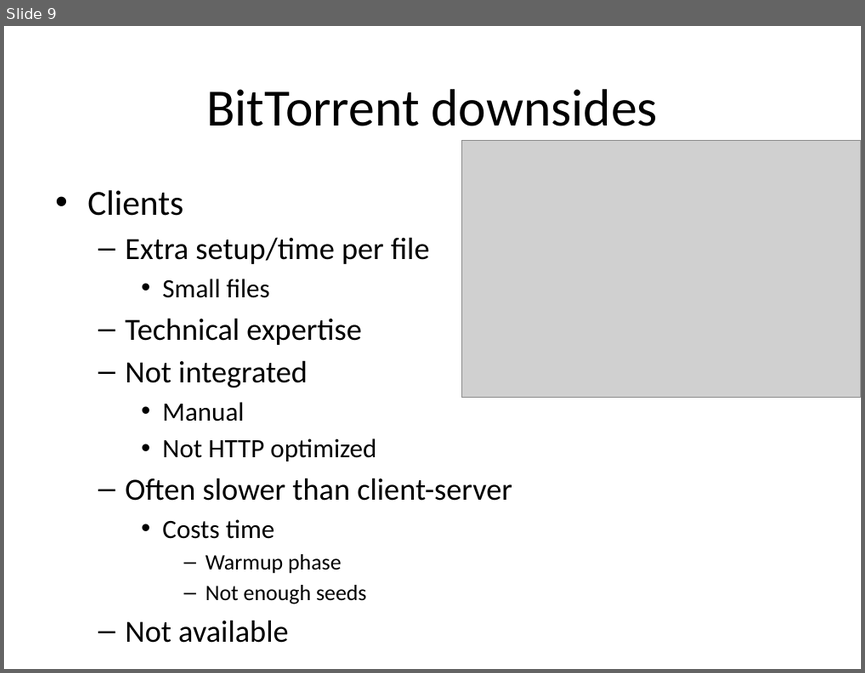
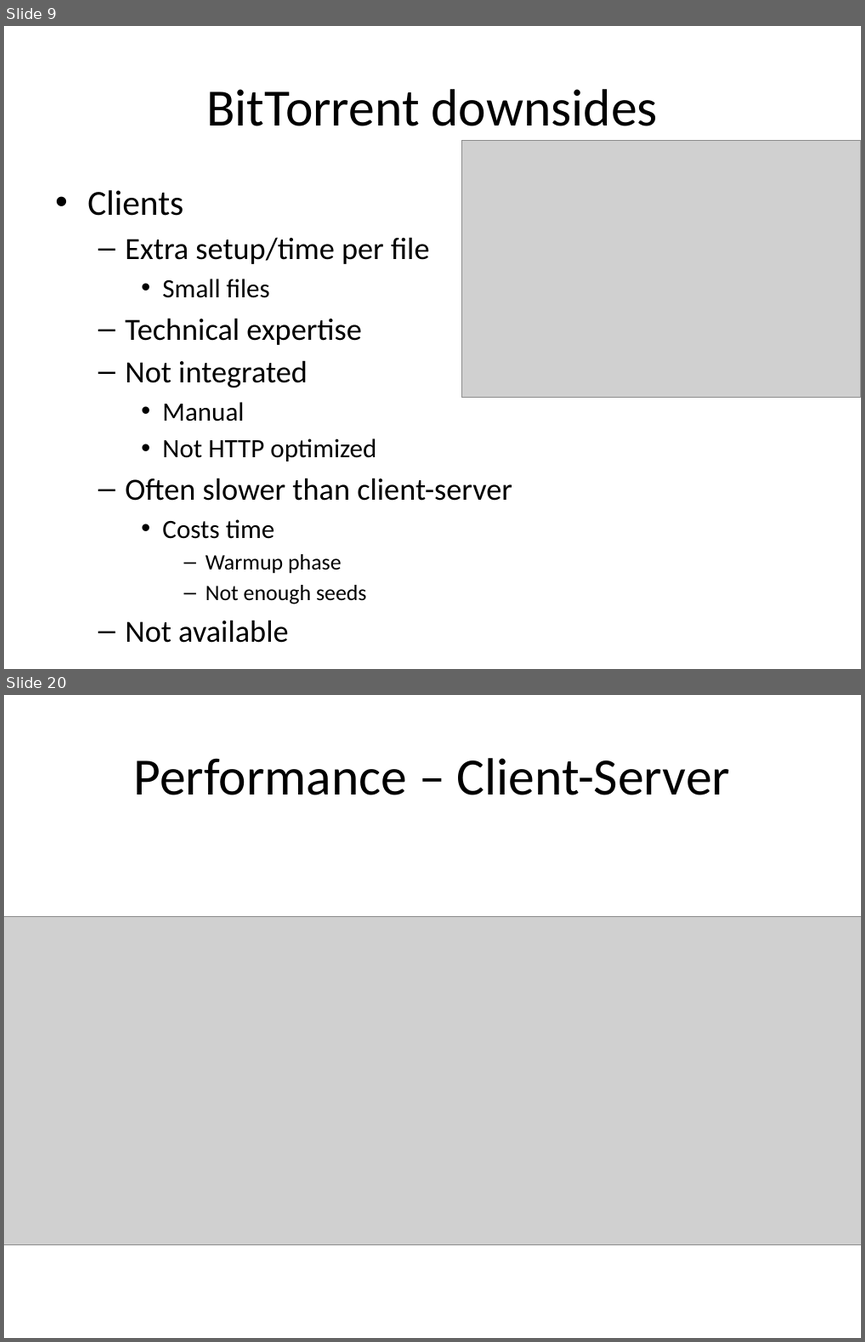
Before and after one commit to rdp/p2pwebclient, a slide deck: thesis_presentation/How to Make the Internet Faster.pptx. Shown one above the other, each under a label of ours: slide 9 before the commit, slides 9 and 20 after it; the slides between them are not shown. The pictures are 865x673 and 865x1342 pixels, drawn with LibreOffice and Linux fonts; fonts in the diff are those of the drawing; grey boxes stand for pictures. Boxes give left, top, right and bottom in pixels: in the first picture for what was removed or moved away, otherwise in the second. Text is boxed around its words. In the diff, an @@ line names an element or a change of style, - is before the commit and + after.

```diff
--- a/thesis_presentation/How to Make the Internet Faster.pptx
+++ b/thesis_presentation/How to Make the Internet Faster.pptx
@@ slide 20 added at [4, 695, 861, 1338], background #FFFFFF @@
@@ title added at [134, 758, 730, 795], 44 pt, text #000000 @@
+Performance – Client-Server
@@ picture added at [4, 916, 861, 1244] @@
```
Also in this commit, not shown: 11 slides changed, 6 other slides added, 10 slides removed.
